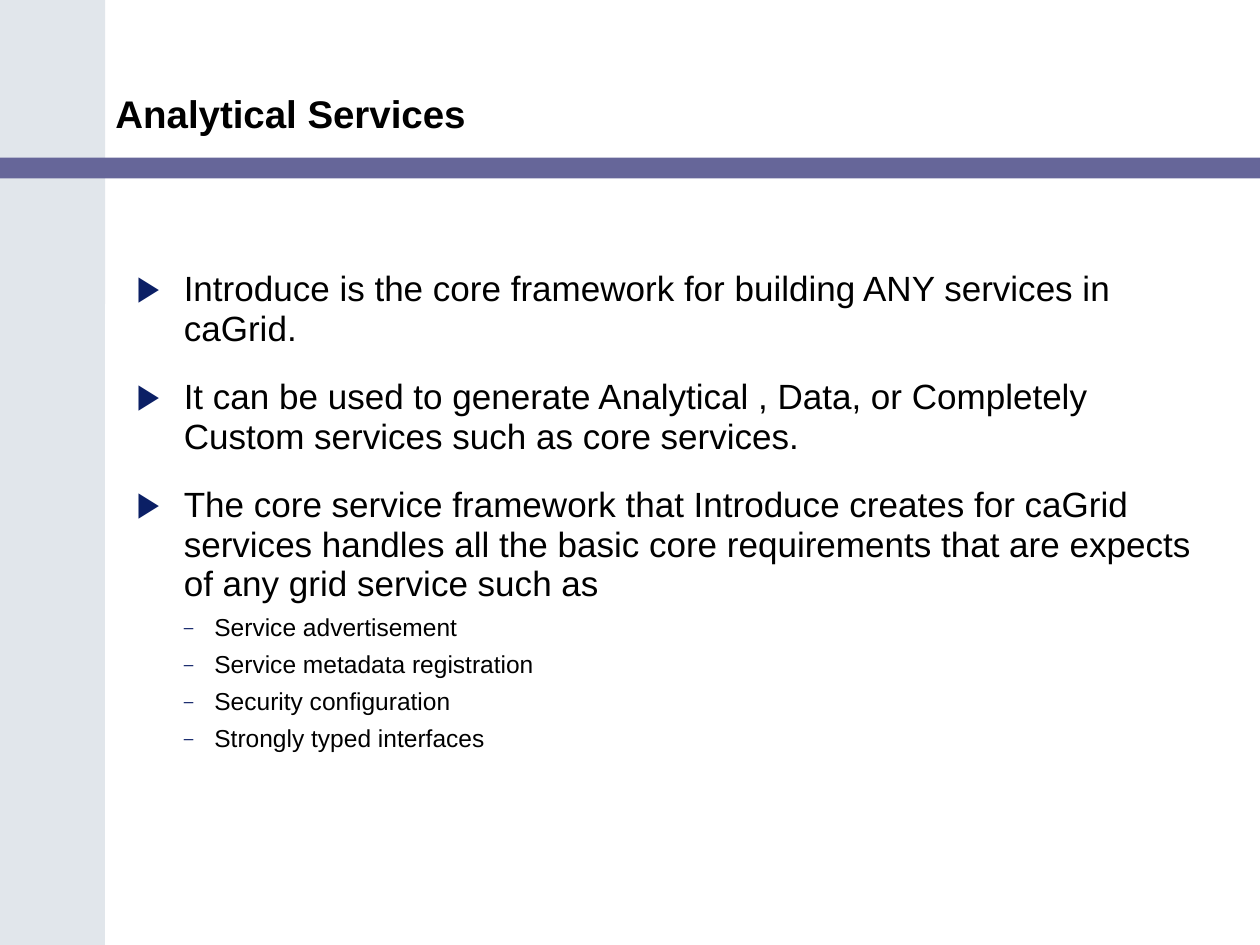
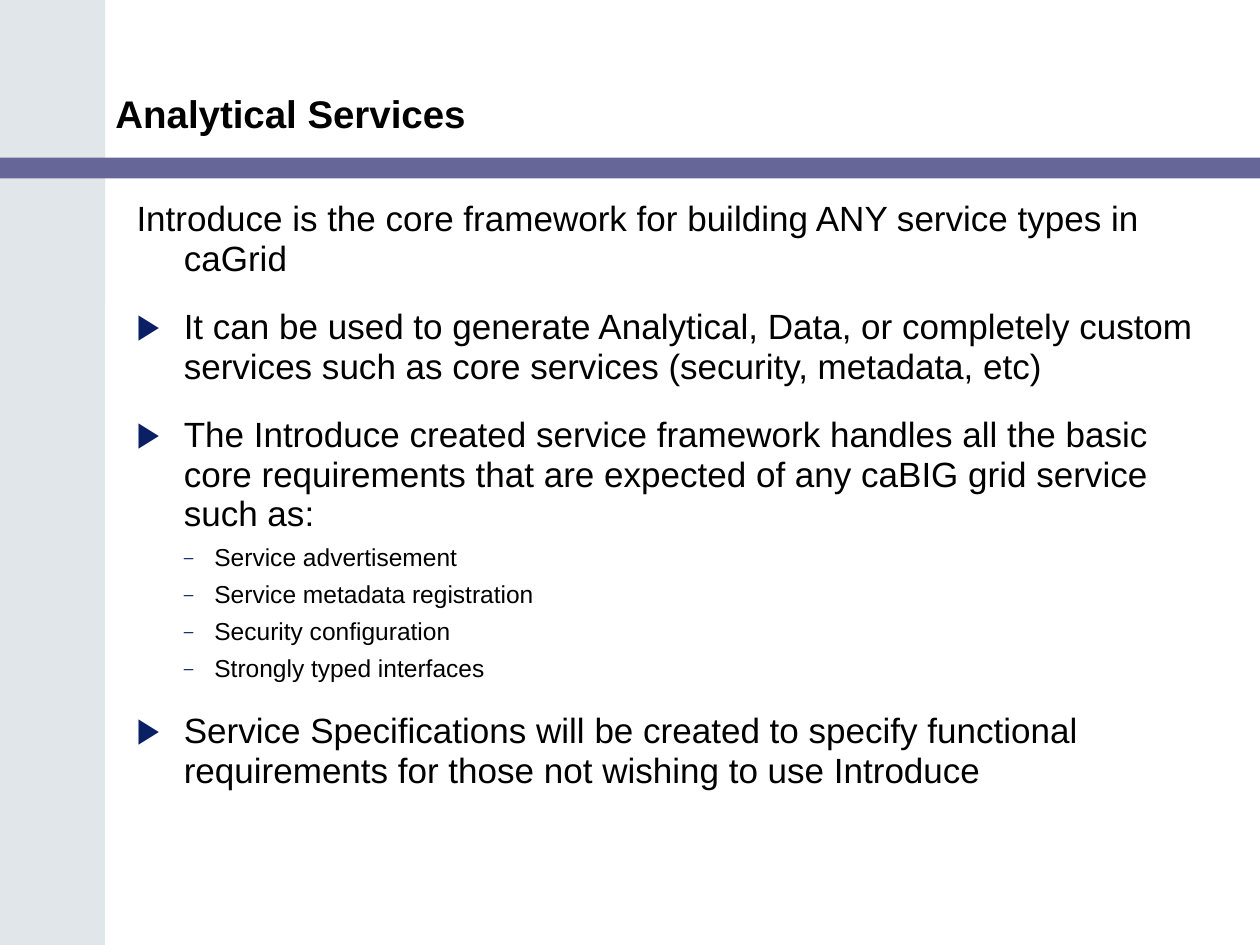
Before and after one commit to NCIP/cagrid-portal, a slide deck: slide 10 of cagrid-1-0/Documentation/presentations/200602_VCDE_ARCH/caGrid_Update_Arch_VCDE_Feb1.ppt. Drawn at 1260x945 pixels with LibreOffice and Linux fonts; fonts in the diff are those of the drawing; background and template pictures are left out. Boxes give left, top, right and bottom in pixels: in the first picture for what was removed or moved away, otherwise in the second. Text is boxed around its words. In the diff, an @@ line names an element or a change of style, - is before the commit and + after.

Commit message:
minor edits

```diff
--- a/cagrid-1-0/Documentation/presentations/200602_VCDE_ARCH/caGrid_Update_Arch_VCDE_Feb1.ppt
+++ b/cagrid-1-0/Documentation/presentations/200602_VCDE_ARCH/caGrid_Update_Arch_VCDE_Feb1.ppt
@@ text at (137,205,1192,527): text changed @@
-▶ Introduce is the core framework for building ANY services in caGrid.
-▶ It can be used to generate Analytical , Data, or Completely Custom services such as core services.
-▶ The core service framework that Introduce creates for caGrid services handles all the basic core requirements that are expects of any grid service such as
+Introduce is the core framework for building ANY service types in caGrid
+▶ It can be used to generate Analytical, Data, or completely custom services such as core services (security, metadata, etc)
+▶ The Introduce created service framework handles all the basic core requirements that are expected of any caBIG grid service such as:
@@ text at (184,717,1077,790): paragraph added @@
+▶ Service Specifications will be created to specify functional requirements for those not wishing to use Introduce
```
Also in this commit, not shown: 5 other slides changed.
